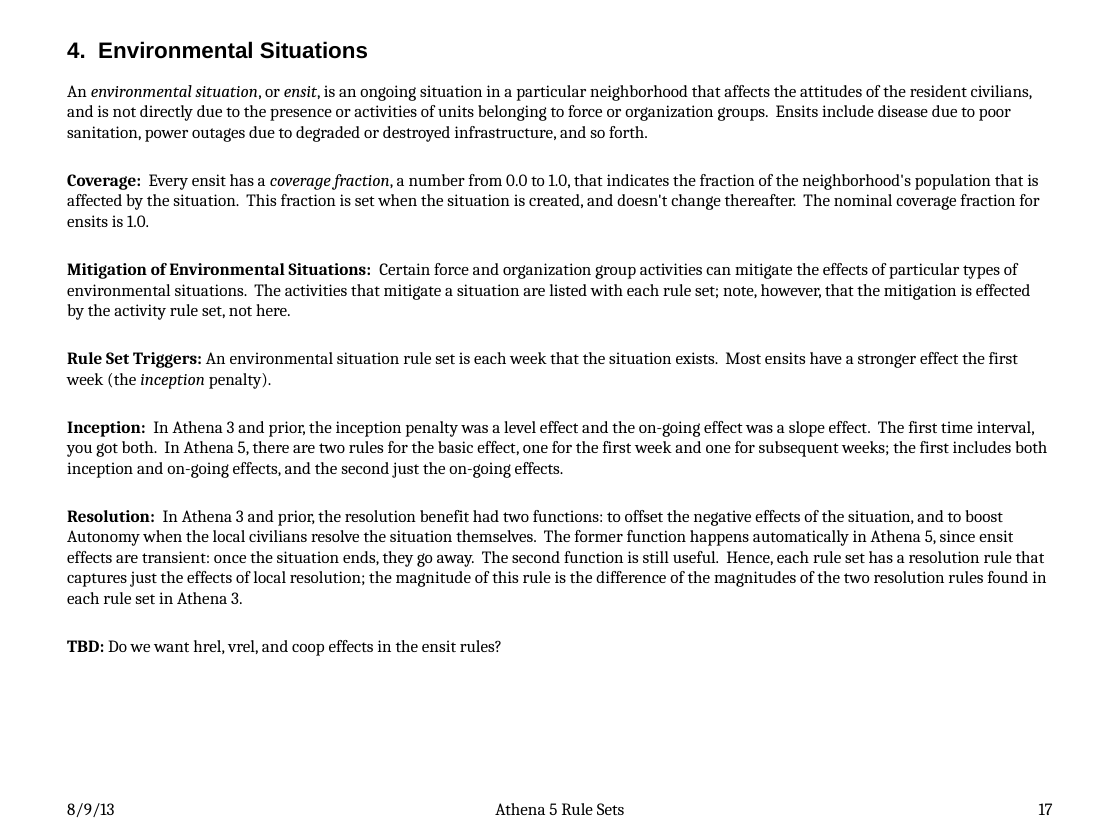
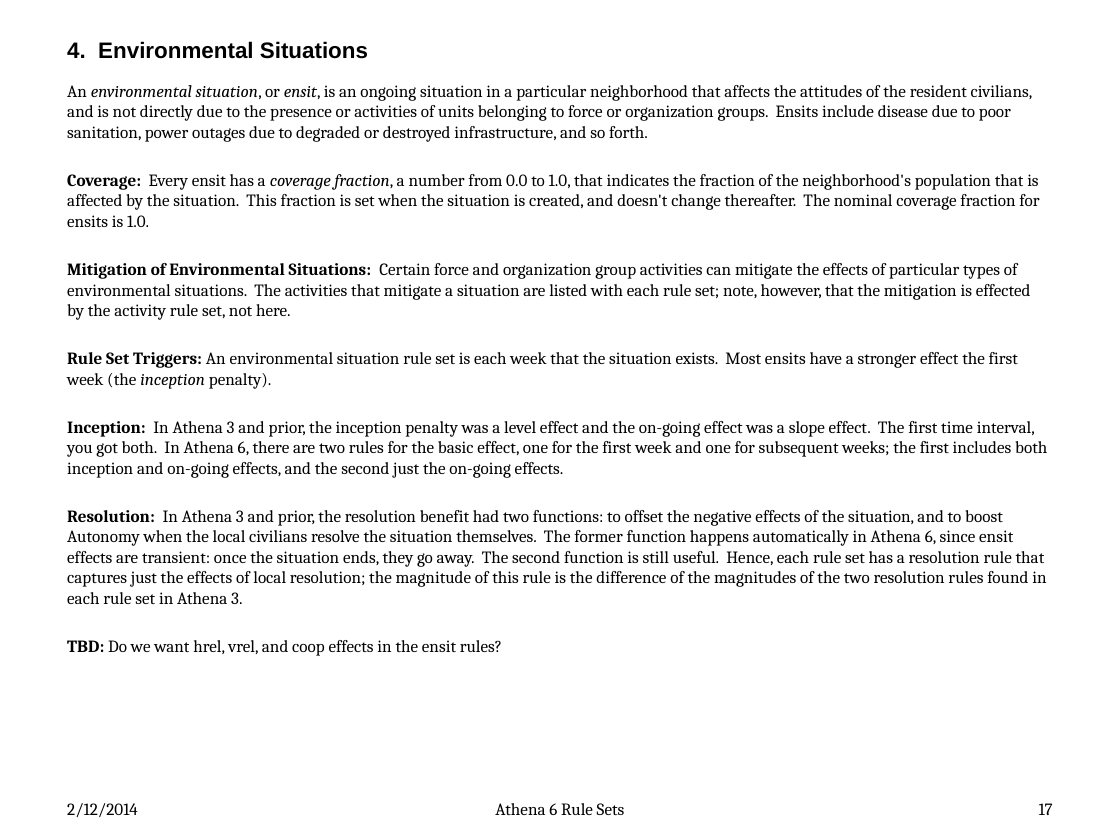
Before and after one commit to AthenaModel/athena-legacy, a slide deck: slide 17 of docs/dev/rules.pptx. Drawn at 1120x840 pixels with LibreOffice and Linux fonts; fonts in the diff are those of the drawing. Boxes give left, top, right and bottom in pixels: in the first picture for what was removed or moved away, otherwise in the second. Text is boxed around its words. In the diff, an @@ line names an element or a change of style, - is before the commit and + after.

Commit message:
Updated rules.pptx to Athena 6

```diff
--- a/docs/dev/rules.pptx
+++ b/docs/dev/rules.pptx
@@ text at [67,421,1047,604]: text changed @@
-Inception: In Athena 3 and prior, the inception penalty was a level effect and the on-going effect was a slope effect. The first time interval, you got both. In Athena 5, there are two rules for the basic effect, one for the first week and one for subsequent weeks; the first includes both inception and on-going effects, and the second just the on-going effects.
-Resolution: In Athena 3 and prior, the resolution benefit had two functions: to offset the negative effects of the situation, and to boost Autonomy when the local civilians resolve the situation themselves. The former function happens automatically in Athena 5, since ensit effects are transient: once the situation ends, they go away. The second function is still useful. Hence, each rule set has a resolution rule that captures just the effects of local resolution; the magnitude of this rule is the difference of the magnitudes of the two resolution rules found in each rule set in Athena 3.
+Inception: In Athena 3 and prior, the inception penalty was a level effect and the on-going effect was a slope effect. The first time interval, you got both. In Athena 6, there are two rules for the basic effect, one for the first week and one for subsequent weeks; the first includes both inception and on-going effects, and the second just the on-going effects.
+Resolution: In Athena 3 and prior, the resolution benefit had two functions: to offset the negative effects of the situation, and to boost Autonomy when the local civilians resolve the situation themselves. The former function happens automatically in Athena 6, since ensit effects are transient: once the situation ends, they go away. The second function is still useful. Hence, each rule set has a resolution rule that captures just the effects of local resolution; the magnitude of this rule is the difference of the magnitudes of the two resolution rules found in each rule set in Athena 3.
@@ text at [67,803,138,817]: text changed @@
-8/9/13
+2/12/2014
@@ text at [495,803,625,815]: text changed @@
-Athena 5 Rule Sets
+Athena 6 Rule Sets
```
Also in this commit, not shown: 82 other slides changed.
